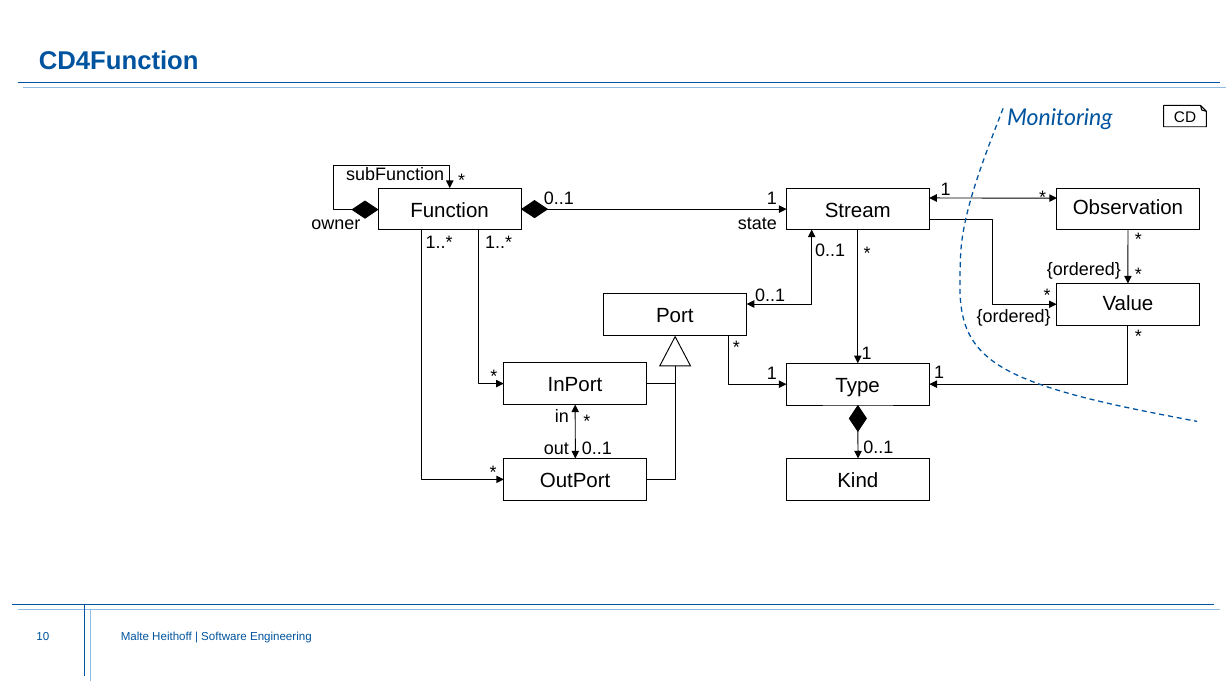
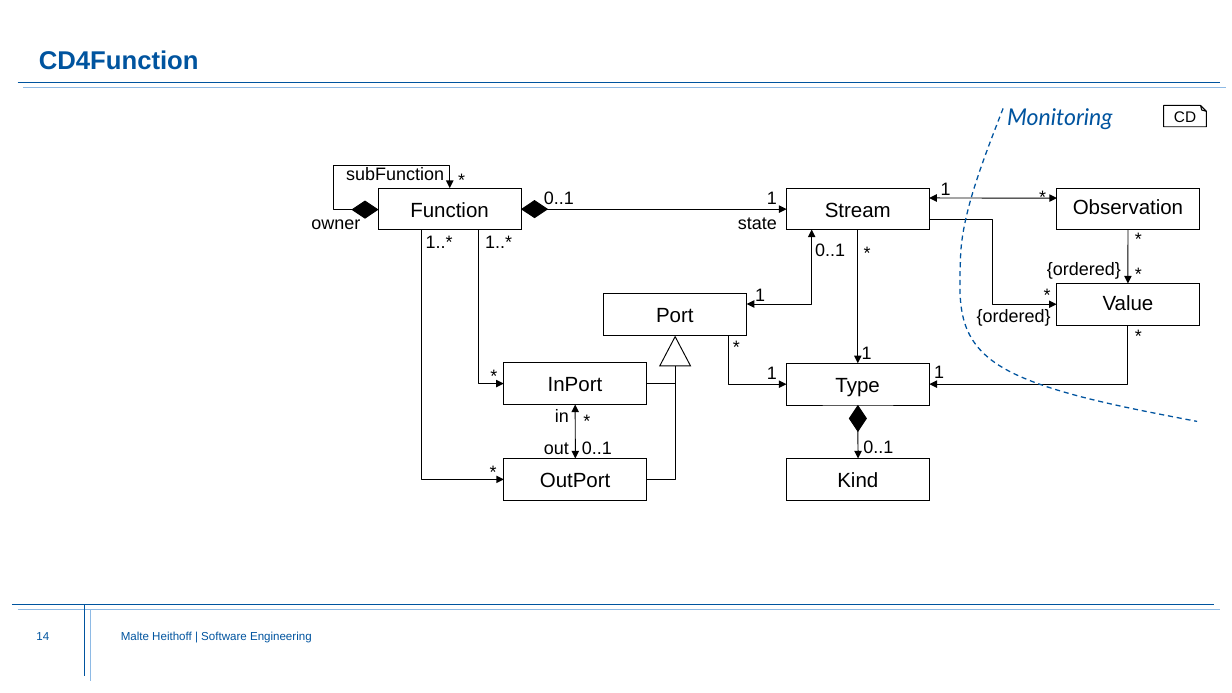
Before and after one commit to Fishi2402/montigem, a slide deck: slide 14 of products/syse_functions/doc/FunctionStructure.Explanation.pptx (slide 10 before the commit). Drawn at 1232x693 pixels with LibreOffice and Linux fonts; fonts in the diff are those of the drawing; background and template pictures are left out. Boxes give left, top, right and bottom in pixels: in the first picture for what was removed or moved away, otherwise in the second. Text is boxed around its words. In the diff, an @@ line names an element or a change of style, - is before the commit and + after.

```diff
--- a/products/syse_functions/doc/FunctionStructure.Explanation.pptx
+++ b/products/syse_functions/doc/FunctionStructure.Explanation.pptx
@@ text at (755, 288, 765, 305): text changed @@
-0..1
+1
@@ page number at (36, 632, 49, 640): text changed @@
-10
+14
```
Also in this commit, not shown: 5 other slides changed, 4 slides added, 2 other files.
